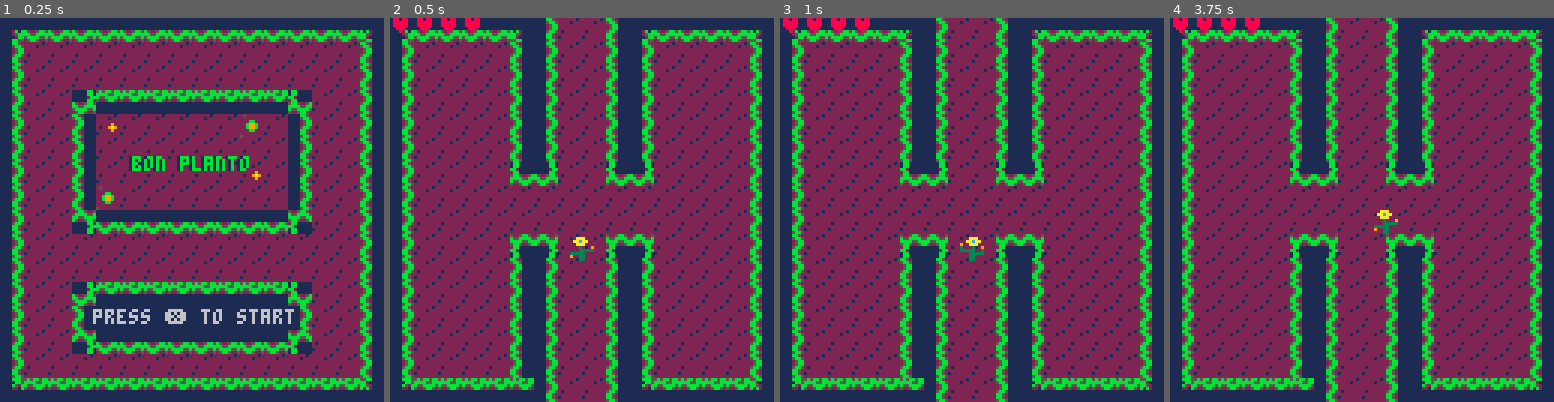
Above: before the commit, frames 1-4 (left to right).
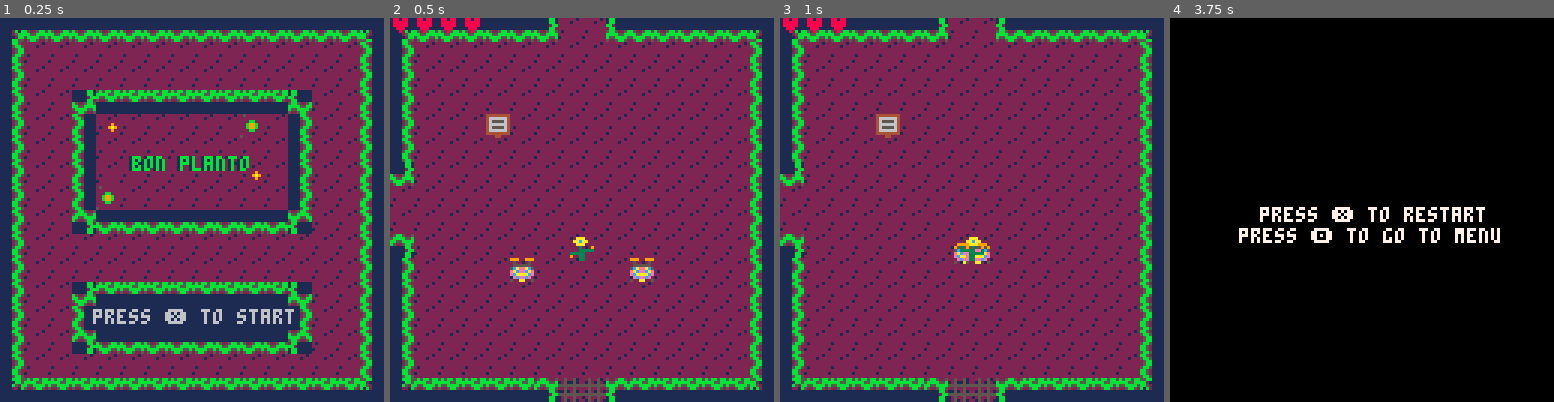
Above: after the commit, the same moments.

Repository: acwright/PICO-8
Game: PICO-8 cartridge ldjam/ldjam.p8
The game is run twice, just before and just after one commit, with the same random seed, the same clock (stepped at 60 frames per second) and the same inputs.
Inputs:
- Up to frame 1 (0.25 s): no input
- Up to frame 2 (0.5 s): tap X (X key) at 0.33 s
- Up to frame 3 (1 s): tap O (Z key) at 0.7 s
- Up to frame 4 (3.75 s): tap X (X key) at 1.07, 1.85, 2.97 s; hold Right 1.6-2.1 s; tap O (Z key) every 0.4 s from 1.7 to 3.7 s; hold Up 2.15-2.42 s; hold Right 2.47-3.03 s; hold Left 3.08-3.58 s; hold Down from 3.63 s (still down)

Frame 1 is identical in both runs. In frame 2, 20% of the frame differs, in the area x 0-69%, y 0-100%; in frame 3, 20%; in frame 4, 100%, in the area x 0-100%, y 0-100%.

Commit message:
Working on rooms

Diff:
--- a/ldjam/ldjam.p8
+++ b/ldjam/ldjam.p8
@@ -64,7 +64,7 @@
 
 function init_game()
 	rooms=init_rooms()
-	room=rooms[67]
+	room=rooms[74]
 
 	player=init_player()
 	game.update=update_game
@@ -1075,10 +1075,11 @@
 		init_item(8,15,7)
 	})
 	local room_74=init_room(13,{73,75,68,80},{
-		init_enemy(3,7,64,2),
-		init_enemy(9,2,64,2),
-		init_enemy(8,8,64,2),
-		init_enemy(8,8,64,2)
+		init_powerup(7,7,49),
+		init_enemy(4,4,64,2),
+		init_enemy(4,11,64,2),
+		init_enemy(11,11,64,2),
+		init_enemy(11,4,64,2)
 	})
 	local room_75=init_room(0,{74,76,69,81},{
 		init_item(0,6,17),
